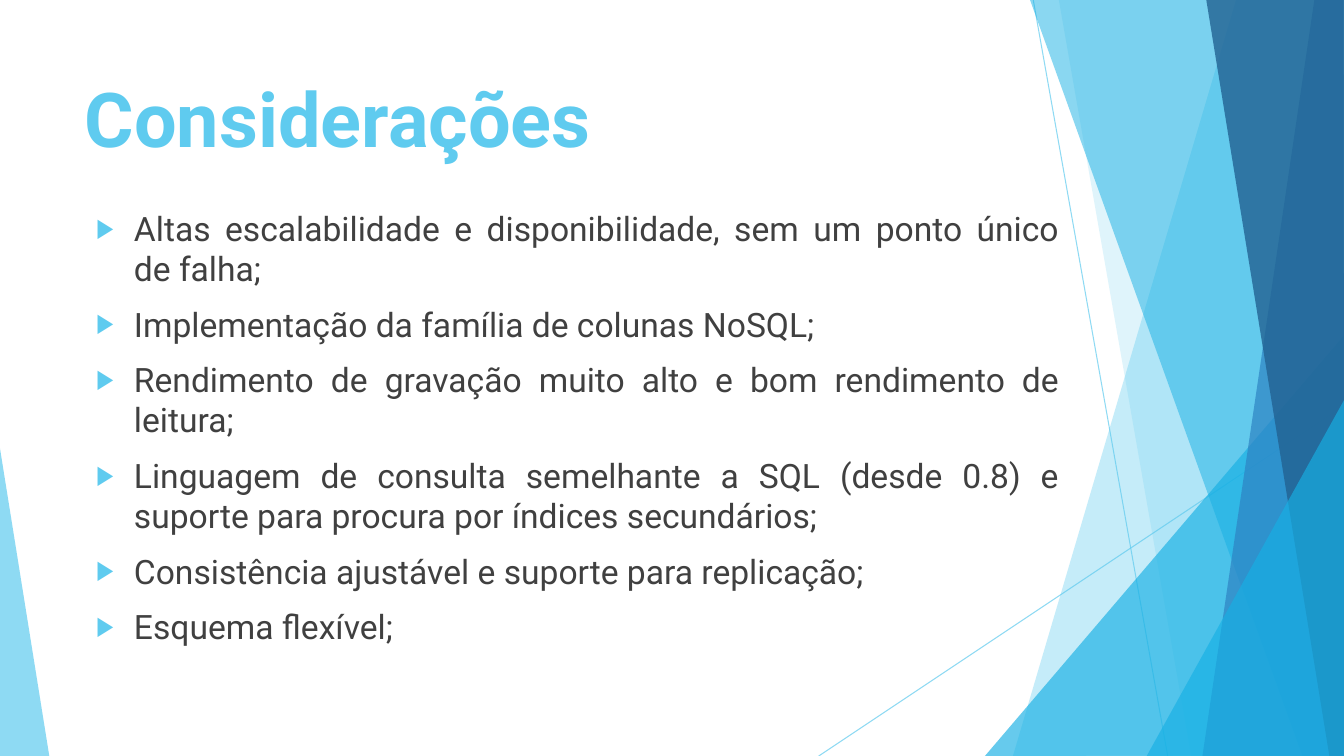
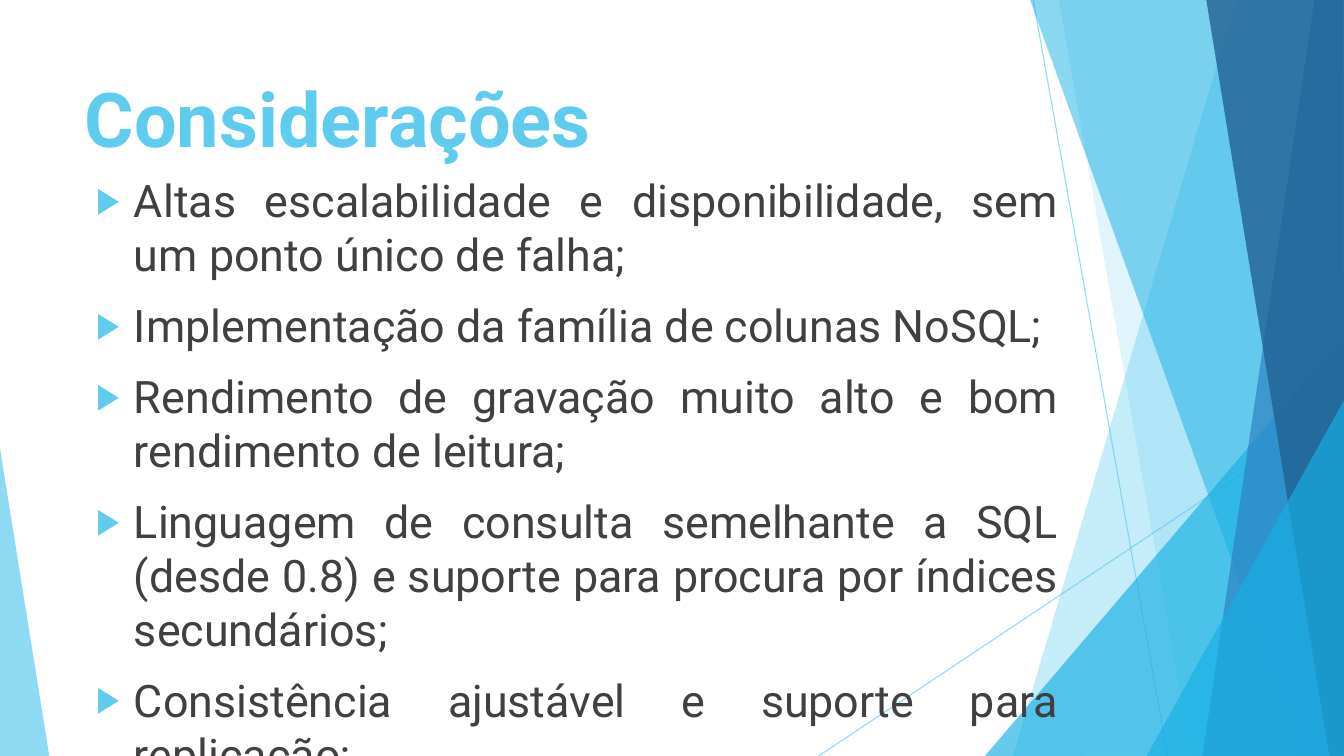
Before and after one commit to luiscferraz/bd-penitenciaria, a slide deck: slide 23 of Seminario/NoSQL v2.pptx (slide 21 before the commit). Drawn at 1344x756 pixels with LibreOffice and Linux fonts; fonts in the diff are those of the drawing. Boxes give left, top, right and bottom in pixels: in the first picture for what was removed or moved away, otherwise in the second. Text is boxed around its words. In the diff, an @@ line names an element or a change of style, - is before the commit and + after.

```diff
--- a/Seminario/NoSQL v2.pptx
+++ b/Seminario/NoSQL v2.pptx
@@ text "Altas escalabilidade e disponibilidade, sem ...": place and size @@
-text "Altas escalabilidade e disponibilidade, sem ..." at <box>134,216,1059,646</box>
+text "Altas escalabilidade e disponibilidade, sem ..." at <box>134,183,1058,729</box>
@@ text "Altas escalabilidade e disponibilidade, sem ..." at <box>134,183,1058,729</box>: size 24 to 32 pt; more space between paragraphs @@
```
Also in this commit, not shown: 18 other slides changed, 2 slides added, 3 other files.
